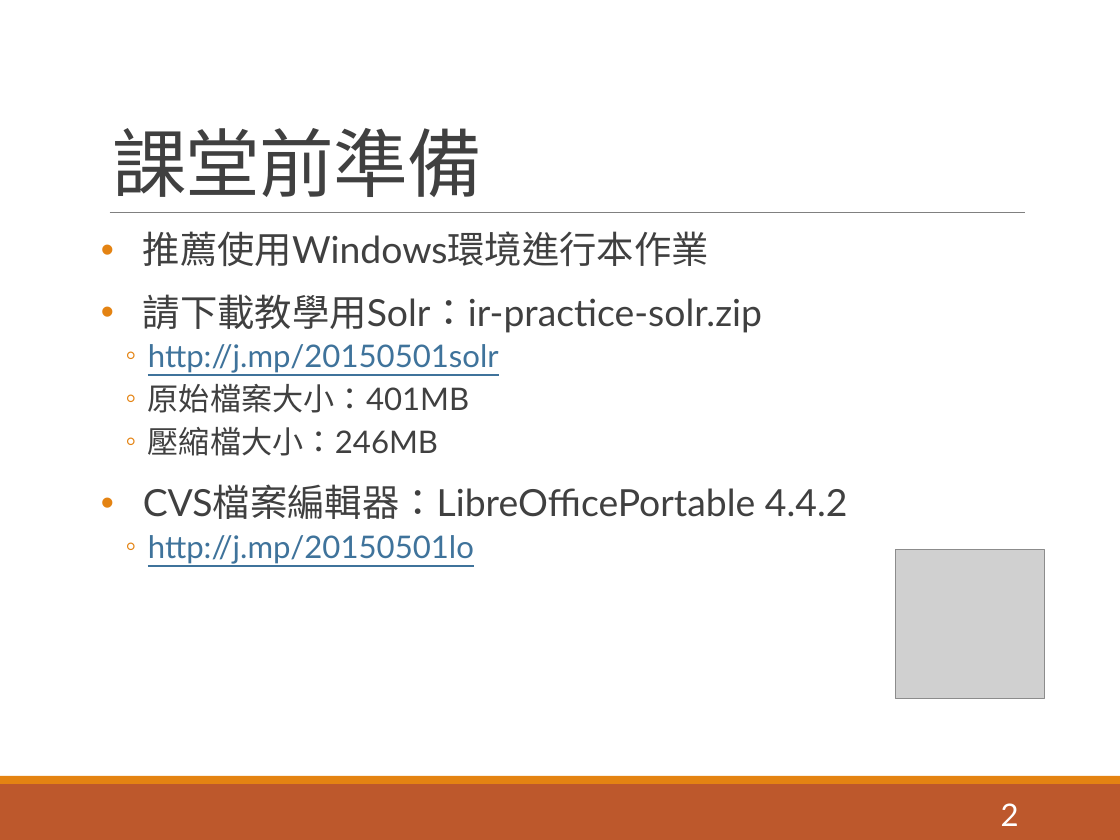
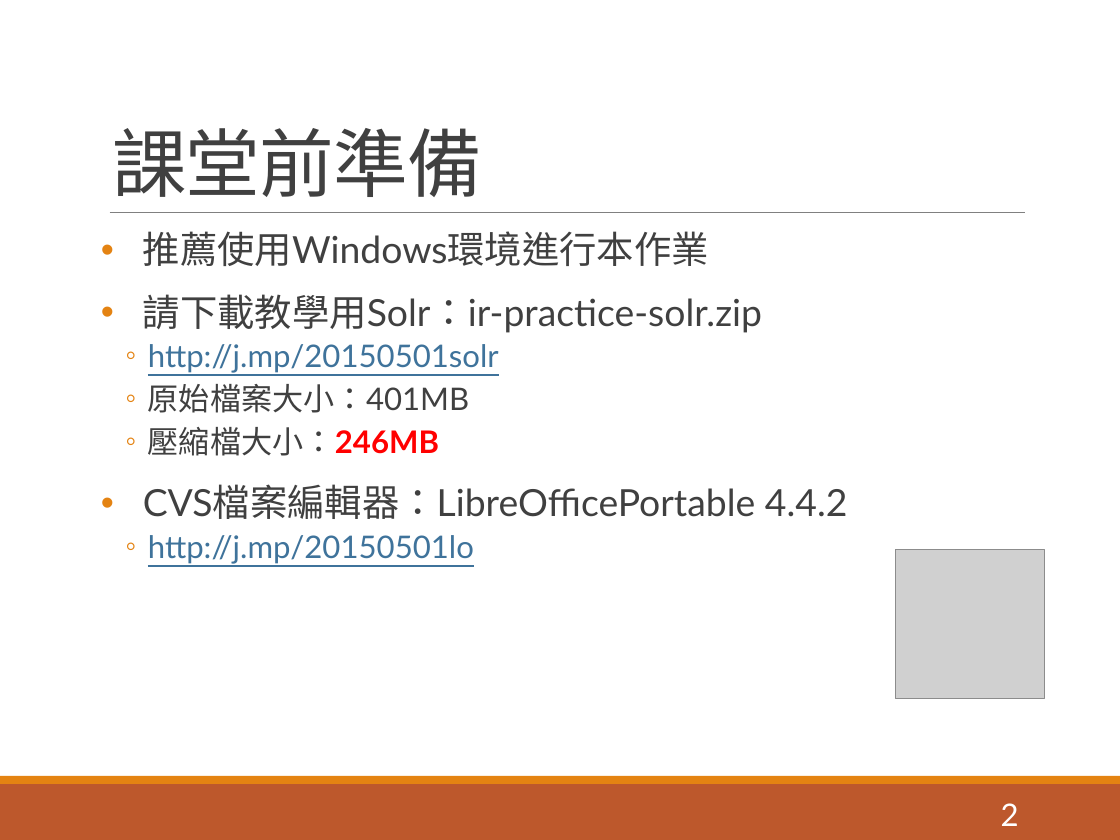
Before and after one commit to pulipulichen/ir-practice-solr, a slide deck: slide 2 of Apache Solr教學介紹.pptx. Drawn at 1120x840 pixels with LibreOffice and Linux fonts; fonts in the diff are those of the drawing; grey boxes stand for pictures. Boxes give left, top, right and bottom in pixels: in the first picture for what was removed or moved away, otherwise in the second. Text is boxed around its words. In the diff, an @@ line names an element or a change of style, - is before the commit and + after.

Commit message:
0503 更新準備

```diff
--- a/Apache Solr教學介紹.pptx
+++ b/Apache Solr教學介紹.pptx
@@ text at (148,427,439,456): text colour #404040 to #FF0000, bold on in "壓縮檔大小：246MB" @@
```
Also in this commit, not shown: 6 other slides changed, 3 slides added, 1 other file.
